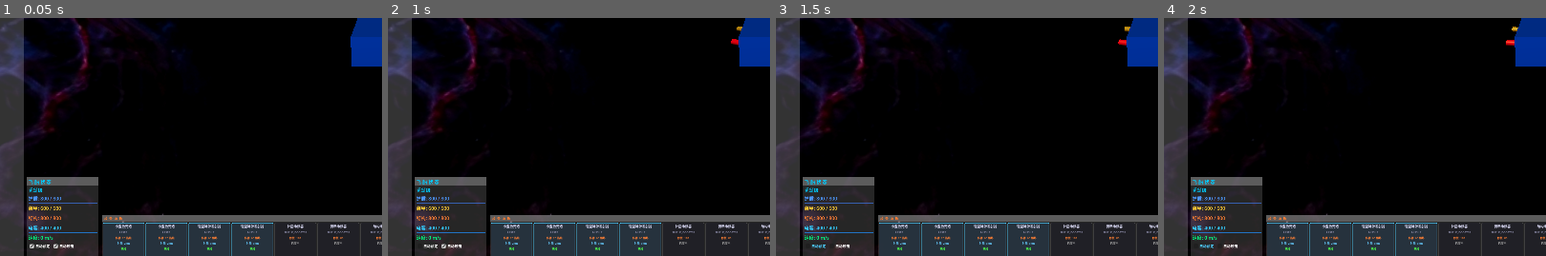
Above: before the commit, frames 1-4 (left to right).
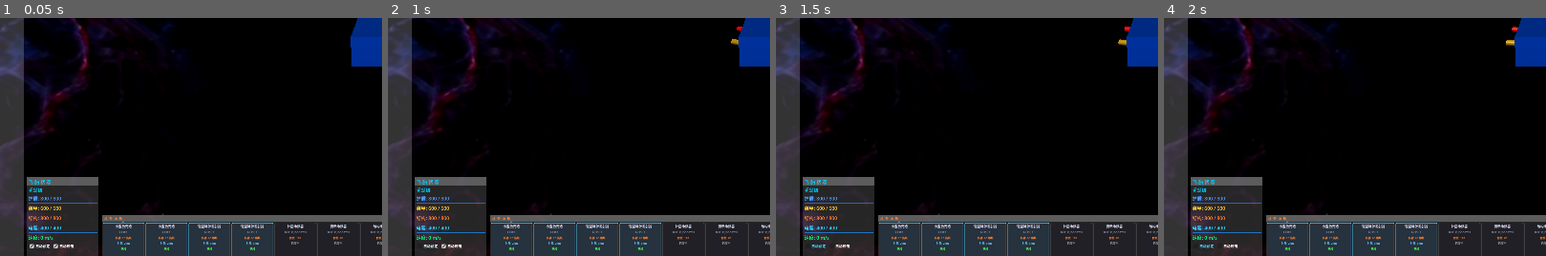
Above: after the commit, the same moments.

Repository: ZhanXuzhao/space-war
Game: Godot game, scene res://scenes/main.tscn
Two runs of this game, one before a commit and one after it. Both use one fixed random seed, a clock stepped at 60 frames per second and the inputs below. The engine's default icon, where the game draws it, is replaced by a stand-in: a white triangle on a blue panel in a dark square.
Inputs:
- Up to frame 1 (0.05 s): no input
- Up to frame 2 (1 s): click "自动锁定" at 0.5 s
- Up to frame 3 (1.5 s): click "自动攻击" at 1.25 s
- Up to frame 4 (2 s): no input
The pictures show only the part of the screen within x 0-50%, y 46-96%; the shares and areas given below are measured in that part.

Frame 1 is identical in both runs. In frame 2, less than 0.1% of the frame differs, in the area x 89-93%, y 3-12%; in frame 3, less than 0.1%; in frame 4, less than 0.1%.

Commit message:
同步更新敌人炮台逻辑

Diff:
--- a/scripts/ai/AIController.gd
+++ b/scripts/ai/AIController.gd
@@ -37,7 +37,7 @@
 	_setup_auto_patrol()
 
 func _ensure_weapon() -> void:
-	# 如果 owner_ship 没有任何武器节点，创建2个激光武器
+	# 如果 owner_ship 没有任何武器节点，创建2个激光武器（与玩家飞船相同的设置）
 	if owner_ship.weapon_nodes.is_empty():
 		var ship = owner_ship
 		for i in range(2):
@@ -53,10 +53,13 @@
 			wdata.capacitor_usage = 2.0
 			wdata.projectile_scene = null
 			weapon.weapon_data = wdata
-			# 左右两侧炮口位置
-			var offset = Vector3(-60 + i * 120, 0, -150)
+			# 贴于飞船左右表面(x=±75)，左右对称，与玩家一致
+			var side = 1 if i == 0 else -1  # 左=+1, 右=-1
+			var offset = Vector3(75 * side, 0, -75)  # 激光炮在船体前方左右对称
 			weapon.position = offset
 			weapon.name = "NPCLaser_%s" % ["Left" if i == 0 else "Right"]
+			# 同玩家飞船：左侧炮台安装平面法线朝左(+X)，右侧朝右(-X)
+			weapon.mount_local_normal = Vector3(side, 0, 0)
 			weapon.activate()
 			# 用 call_deferred 延迟添加武器节点
 			ship.call_deferred("add_child", weapon)
--- a/scripts/ships/PlayerShip.gd
+++ b/scripts/ships/PlayerShip.gd
@@ -290,10 +290,9 @@
 		wdata.capacitor_usage = 5.0
 		wdata.projectile_scene = null
 		weapon.weapon_data = wdata
-		# 贴于飞船左右表面(x=±75)，高度居中(y=0)，Z轴均匀分布
+		# 贴于飞船左右表面(x=±75)，高度居中(y=0)，左右对称
 		var side = 1 if i == 0 else -1  # 左=+1, 右=-1
-		var z_pos = -75.0 if i == 0 else 75.0  # 前/后均匀分布
-		var offset = Vector3(75 * side, 0, z_pos)
+		var offset = Vector3(75 * side, 0, -75)  # 激光炮在船体前方左右对称
 		weapon.position = offset
 		weapon.name = "LaserWeapon_%s" % ["Left" if i == 0 else "Right"]
 		# 左侧炮台安装平面法线朝左(+X)，右侧朝右(-X)
@@ -321,10 +320,9 @@
 		wdata.capacitor_usage = 15.0
 		wdata.projectile_scene = projectile_scene
 		weapon.weapon_data = wdata
-		# 贴于飞船左右表面(x=±75)，高度居中(y=0)，Z轴与激光错开均匀分布
+		# 贴于飞船左右表面(x=±75)，高度居中(y=0)，左右对称
 		var side = 1 if i == 0 else -1  # 左=+1, 右=-1
-		var z_pos = 75.0 if i == 0 else -75.0  # 与激光错开：左前右后
-		var offset = Vector3(75 * side, 0, z_pos)
+		var offset = Vector3(75 * side, 0, 75)  # 导弹在船体后方左右对称
 		weapon.position = offset
 		weapon.name = "MissileLauncher_%s" % ["Left" if i == 0 else "Right"]
 		# 左侧挂架安装平面法线朝左(+X)，右侧朝右(-X)
